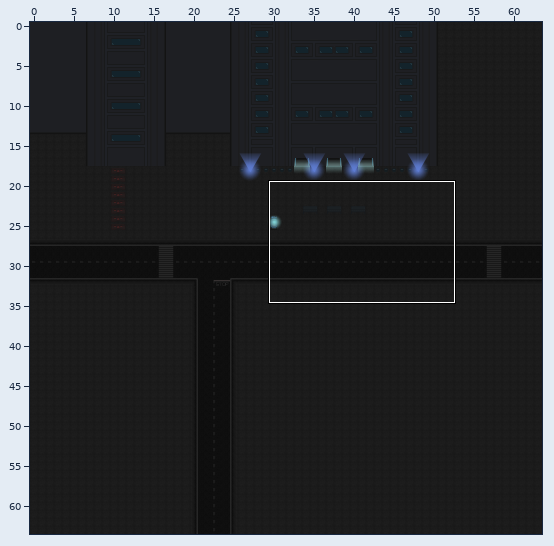
Tiled map: src/ZeroFootprintSociety/Content/Maps/OutsideCorporation.tmx. Above: a wide view before the commit, with the close-up outlined.
Close-up. Before the commit:
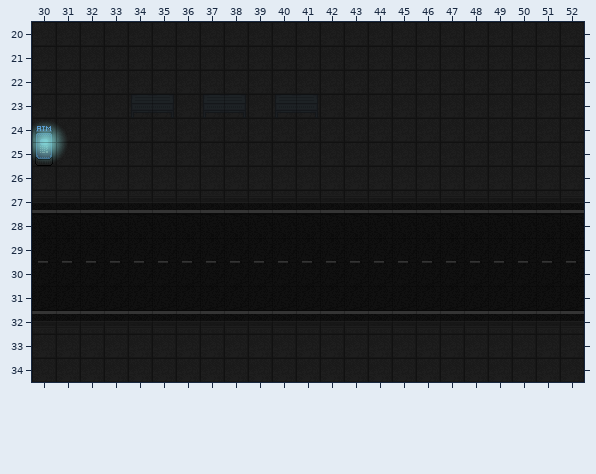
Cells are 24x24 px. Shown: x 30..52, y 20..34.
New version:
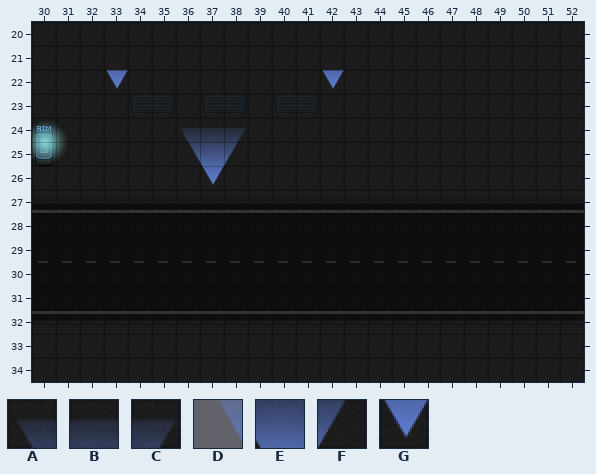
Key: from "PostFX": A 0, B 1, C 2, D 12, E 13, F 14, G 25.
_ is an empty cell.
See-through tiles are keyed as they look on the map.
Changes in this commit:
Layer "PostFX1":
y 22: x 33 _ -> G; x 42 _ -> G
y 24: x 36..38 ___ -> ABC
y 25: x 36..38 ___ -> DEF
y 26: x 37 _ -> G
Boxes around the changes in both close-ups, in picture pixels (x1, y1, x2, y2):
added: (106, 70, 128, 89)
added: (322, 70, 344, 89)
added: (181, 128, 246, 185)
